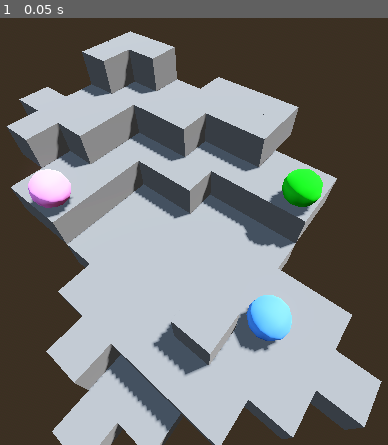
Above: before the commit, frame 1.
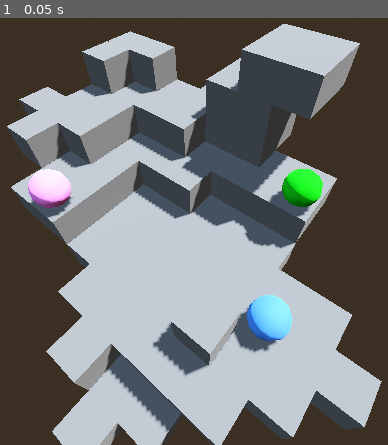
Above: after the commit, the same moment.

Repository: kmichalikk/last-camp-game
Game: Godot game, scene res://world.tscn
Two runs of this game, one before a commit and one after it. Both use one fixed random seed, a clock stepped at 60 frames per second and the inputs below.
Inputs:
- Up to frame 1 (0.05 s): no input

The runs differ from the first frame. In frame 1, 8.7% of the frame differs, in the area x 46-93%, y 1-49%.

Commit message:
add rocks

Diff:
--- a/world.tscn
+++ b/world.tscn
@@ -83,6 +83,9 @@
 [node name="StaticBody3D" parent="Rocks" unique_id=1126518158 instance=ExtResource("6_dwbse")]
 transform = Transform3D(1, 0, 0, 0, 1, 0, 0, 0, 1, 2, 1, 1)
 
+[node name="Node3D15" parent="Rocks" unique_id=1523132895 instance=ExtResource("6_pkg7o")]
+transform = Transform3D(1, 0, 0, 0, 1, 0, 0, 0, 1, 0, 3, -4)
+
 [node name="Player1" parent="." unique_id=1513608525 instance=ExtResource("1_f3sb7")]
 transform = Transform3D(1, 0, 0, 0, 1, 0, 0, 0, 1, 3, 1, 0)
 
@@ -93,3 +96,6 @@
 [node name="Player3" parent="." unique_id=507396919 instance=ExtResource("1_f3sb7")]
 transform = Transform3D(1, 0, 0, 0, 1, 0, 0, 0, 1, 2, 2, -3)
 player_color = Color(0, 0.7882353, 0, 1)
+
+[node name="Node3D10" parent="." unique_id=1582773766 instance=ExtResource("6_pkg7o")]
+transform = Transform3D(1, 0, 0, 0, 1, 0, 0, 0, 1, 1, 4, -4)
